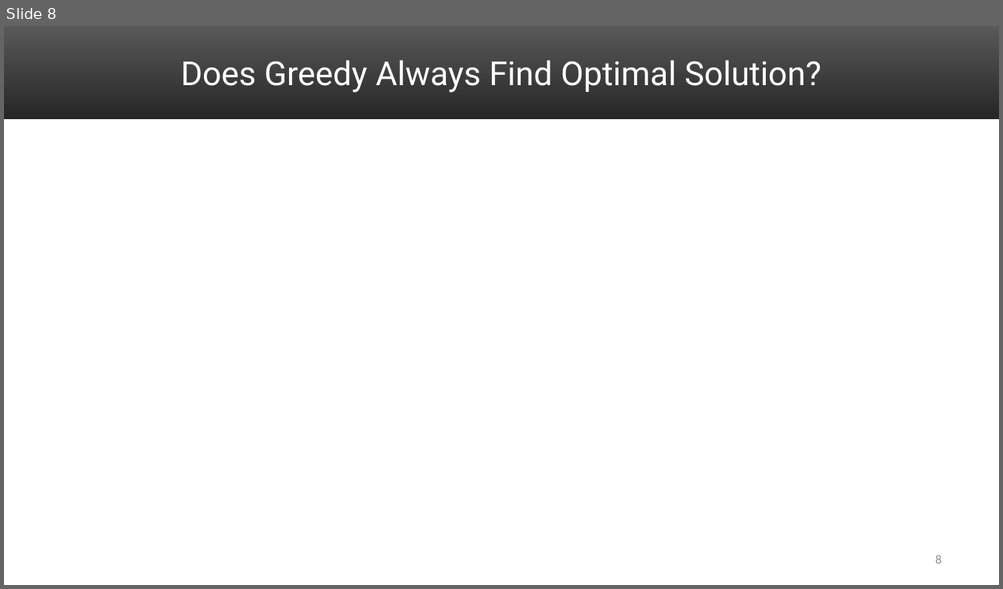
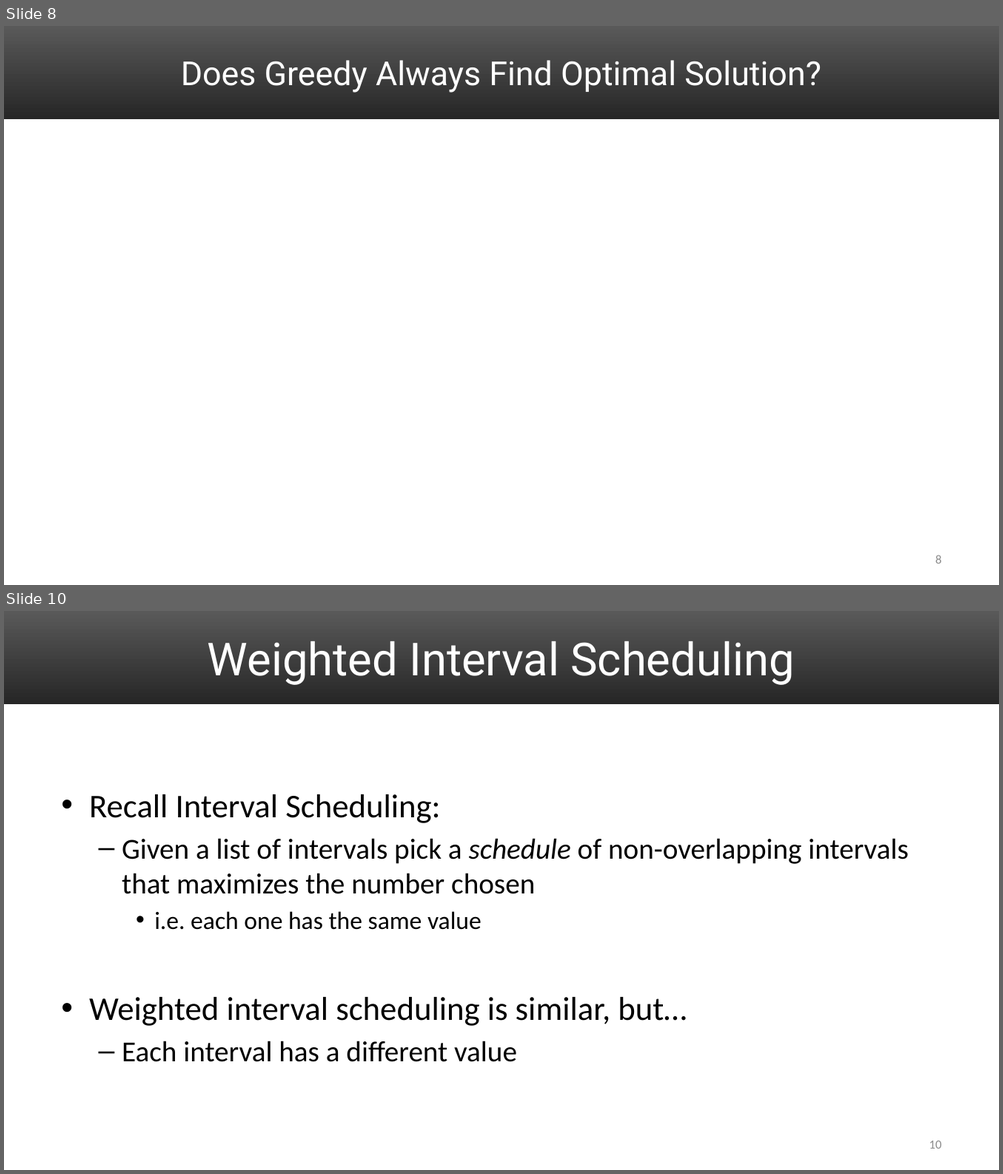
Before and after one commit to uva-cs/cs4102-f21, a slide deck: slides/DP_activitySelect_Proof.pptx. Shown one above the other, each under a label of ours: slide 8 before the commit, slides 8 and 10 after it; the slides between them are not shown. The pictures are 1003x589 and 1003x1174 pixels, drawn with LibreOffice and Linux fonts; fonts in the diff are those of the drawing; grey boxes stand for pictures. Boxes give left, top, right and bottom in pixels: in the first picture for what was removed or moved away, otherwise in the second. Text is boxed around its words. In the diff, an @@ line names an element or a change of style, - is before the commit and + after.

Commit message:
adding weighted activity selection slides

```diff
--- a/slides/DP_activitySelect_Proof.pptx
+++ b/slides/DP_activitySelect_Proof.pptx
@@ slide 10 added at box(4, 611, 999, 1170), background #FFFFFF; not listed: 1 template element that a slide beside it also shows @@
@@ title added at box(208, 641, 794, 685), 44 pt, text #FFFFFF @@
+Weighted Interval Scheduling
@@ text added at box(89, 795, 908, 1062), 28 pt, text #000000 @@
+• Recall Interval Scheduling:
+  – Given a list of intervals pick a schedule of non-overlapping intervals that maximizes the number chosen
+    • i.e. each one has the same value
+• Weighted interval scheduling is similar, but…
+  – Each interval has a different value
@@ page number added at box(929, 1141, 942, 1149), 12 pt, text #8C8C8C @@
+10
```
Also in this commit, not shown: 14 other slides added, 1 other file.
